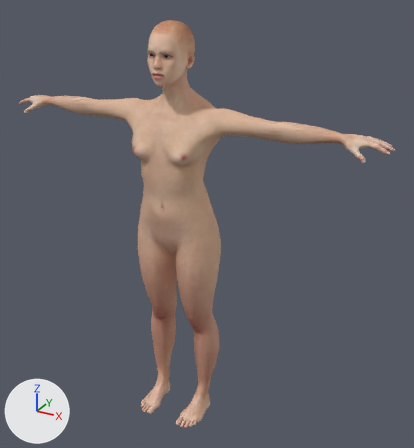
An edit to the glTF model public/models/makehuman/body/fem.gltf, drawn before and after from the same camera.
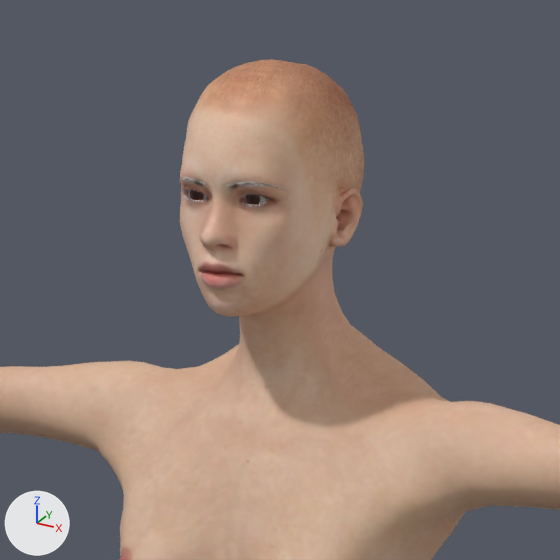
There are two pictures of each version: one whole from a 50 mm lens placed at (1.074, -1.75, 1.736), pointed at (0.095, 0.03, 0.846), one close up on the part from 24% to 59% of the width and 1% to 33% of the height. Lighting does not change. The marker at lower left points along +X, +Y and +Z. The older version's two pictures come first. Vertices at exactly the same position are counted once.

Names of what the first close-up shows: 'fem_body' and 3 more.
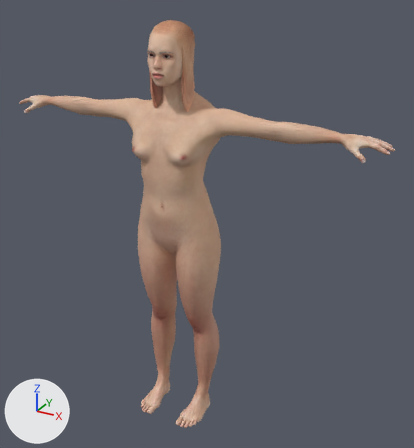
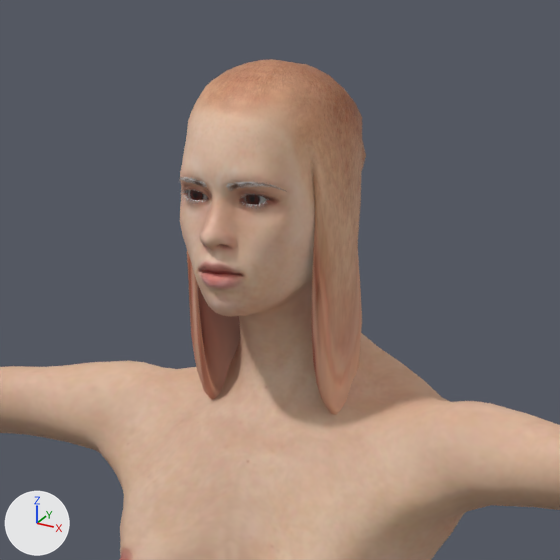
The newer file adds a shape key; the second version is drawn at full value of the shape key 'a_orejasCaidas' of 'fem_body', and the change is written as the vertex moves it makes.

Boxes [x1, y1, x2, y2] around the edits, measured in the close-ups (560 x 560 px; the box of a moved part takes in the faces that stretch with it):
```json
{"part": 1, "of": "me_base_046", "change": "moved or reshaped", "before": [295, 71, 365, 292], "after": [187, 71, 366, 415]}
```

The change, as JSON lines over the scene's bpy script:
```json
{"block": "me_base_046", "where": "me_base_046.from_pydata(...)  # 13380 vertices, 26756 faces; spans x -0.76..0.76, y -0.19..0.09, z -0.01..1.59"}
{"block": "me_base_046", "where": "# used by ob_fem_body; location = (0.0, 0.0, 0.0)"}
{"block": "me_base_046", "change": "me_base_046 part 1: 946 of 13380 vertices moved; they spanned x -0.08..0.08, y -0.09..0.02, z 1.41..1.58 and now span x -0.08..0.08, y -0.09..0.02, z 1.29..1.57; mean shift (0.0, 0.0, -0.07); largest move (-0.08, -0.03, 1.47) -> (-0.07, -0.05, 1.29)"}
```
